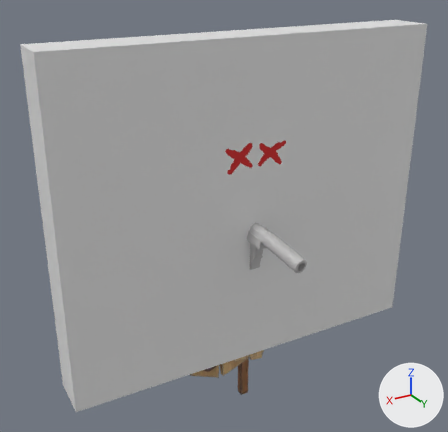
Renders of the glTF model assets/Target (2).glb from each side of a commit.
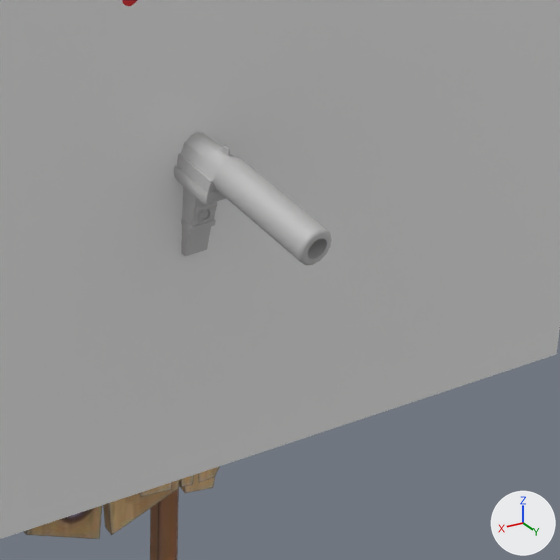
There are two pictures of each version: one whole from a 50 mm camera at (-0.26, -192.04, 7.79) aimed at (-2.15, -195.19, 6.22), one close up on the part from 40% to 88% of the width and 40% to 89% of the height. The lights are fixed; the arrows at lower right show +X, +Y and +Z. Where no turn or scale is listed for an object, it has been applied to the vertices.

Objects in the first close-up: 'BanditDynamite', 'BanditRevolver', 'Cube', 'old_stylized_agent_pistol_handpainted'.
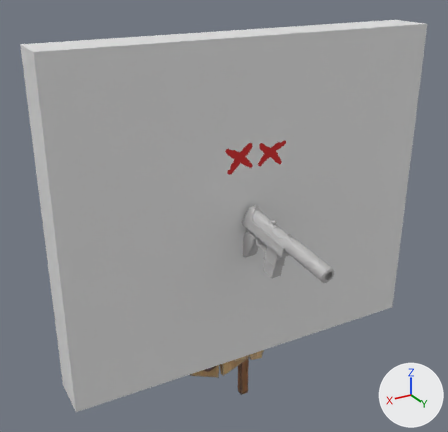
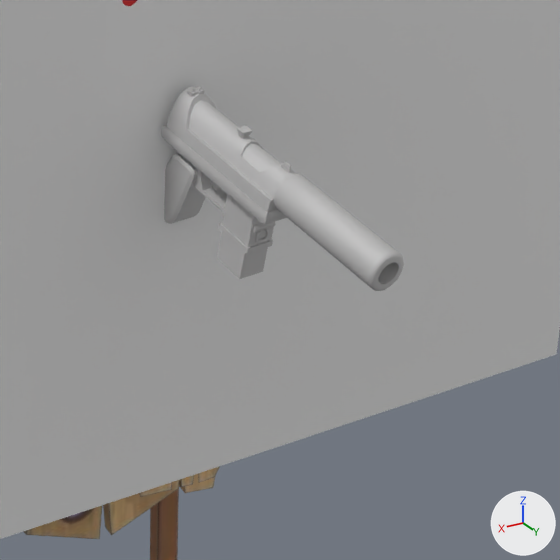
The edits, one by one:
Object 'old_stylized_agent_pistol_handpainted' (ob_old_stylized_agent_pistol_handpainted) moves from (-2.345, -195.381, 5.982) to (-2.315, -195.098, 6.059).

Boxes (x1, y1, x2, y2) around the edits, measured in the close-ups (560 x 560 px):
'old_stylized_agent_pistol_handpainted', moved
    before: (174, 132, 332, 265)
    after: (161, 86, 404, 291)
